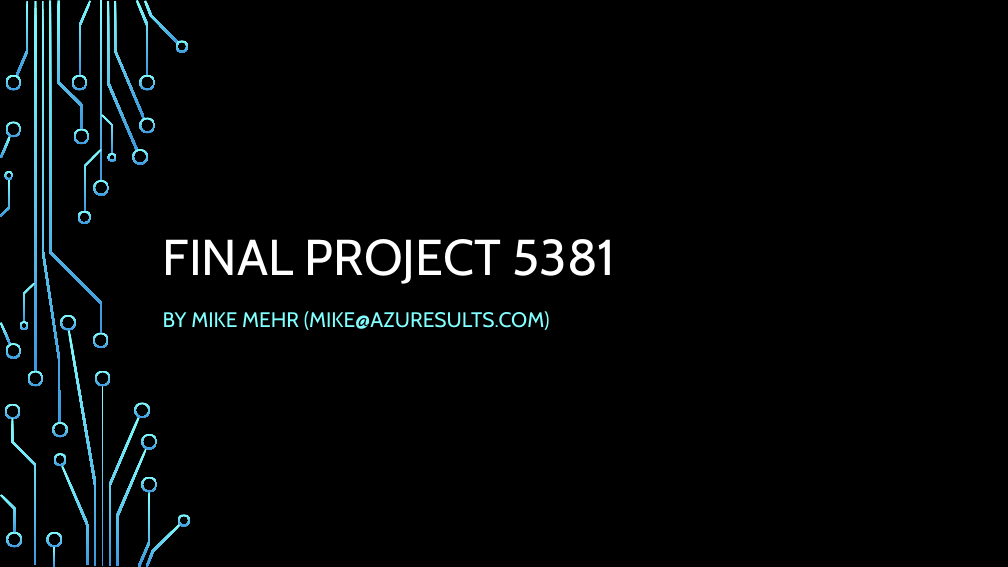
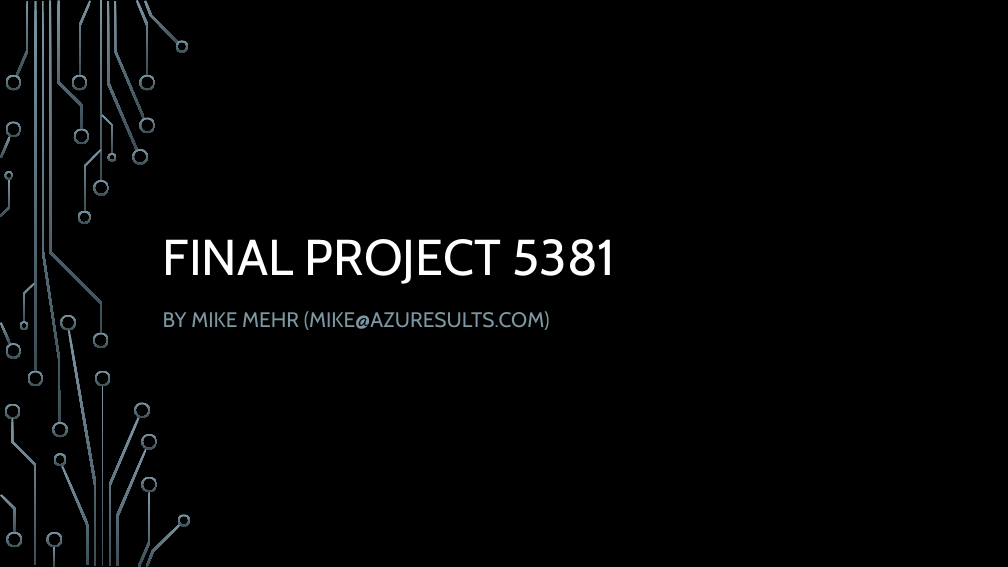
Before and after one commit to EmbeddedSystemClass/FinalProject5381, a slide deck: slide 1 of Final Project 5381.pptx. Drawn at 1008x567 pixels with LibreOffice and Linux fonts; fonts in the diff are those of the drawing; background and template pictures are left out. Boxes give left, top, right and bottom in pixels: in the first picture for what was removed or moved away, otherwise in the second. Text is boxed around its words. In the diff, an @@ line names an element or a change of style, - is before the commit and + after.

```diff
--- a/Final Project 5381.pptx
+++ b/Final Project 5381.pptx
@@ fill gradient #82FFFF to #3D97DE to gradient #7C96A3 to #3B4C54 in 54 elements at [93, 180, 109, 196], [93, 333, 109, 349], [34, 1, 36, 371], [27, 371, 43, 386], [16, 1, 29, 76], [107, 2, 138, 150], [132, 149, 148, 165], [114, 1, 145, 119], [136, 0, 149, 76], [139, 117, 155, 133], [139, 75, 155, 91], [144, 1, 179, 44], [175, 40, 189, 52], [79, 1, 91, 76], [72, 75, 88, 91], [73, 129, 89, 144], [61, 465, 89, 566], [54, 453, 67, 466], [5, 75, 21, 91], [0, 322, 11, 344], [5, 343, 21, 359], [0, 136, 11, 159], [5, 122, 21, 138], [57, 1, 83, 129], [5, 404, 20, 420], [11, 418, 36, 565], [46, 532, 62, 547], [53, 547, 55, 567], [6, 532, 22, 547], [0, 495, 16, 533], [84, 149, 101, 212], [78, 211, 91, 225], [49, 1, 102, 333], [101, 114, 113, 154], [107, 153, 116, 162], [23, 283, 36, 322], [20, 321, 29, 330], [1, 179, 10, 216], [5, 171, 14, 180], [101, 386, 104, 566], [109, 417, 140, 566], [95, 371, 111, 386], [68, 330, 97, 566], [60, 315, 76, 330], [135, 402, 150, 418], [116, 448, 147, 566], [138, 492, 150, 567], [141, 434, 157, 450], [141, 476, 157, 492], [146, 523, 181, 567], [178, 514, 191, 526], [42, 1, 61, 423], [52, 422, 67, 437], [100, 1, 102, 181] @@
@@ subtitle "BY MIKE MEHR (MIKE@AZURESULTS.COM)" at [163, 311, 550, 330]: text colour #82FFFF to #7C96A3 @@
```
Also in this commit, not shown: 42 other slides changed.
